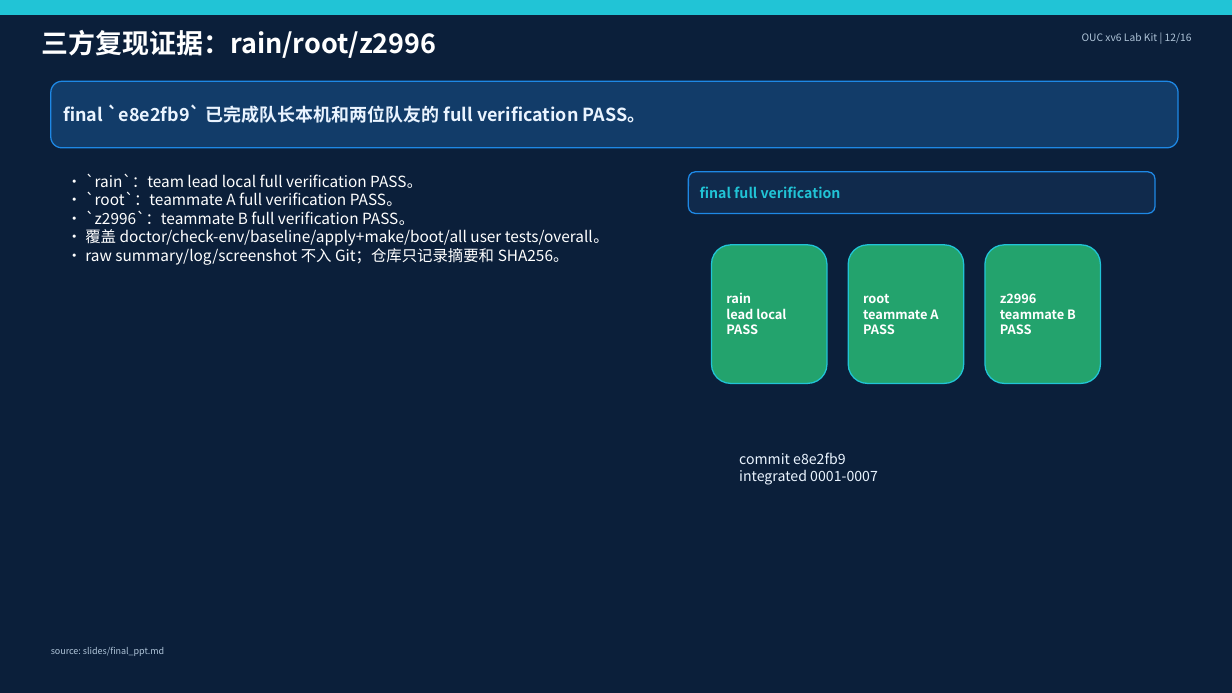
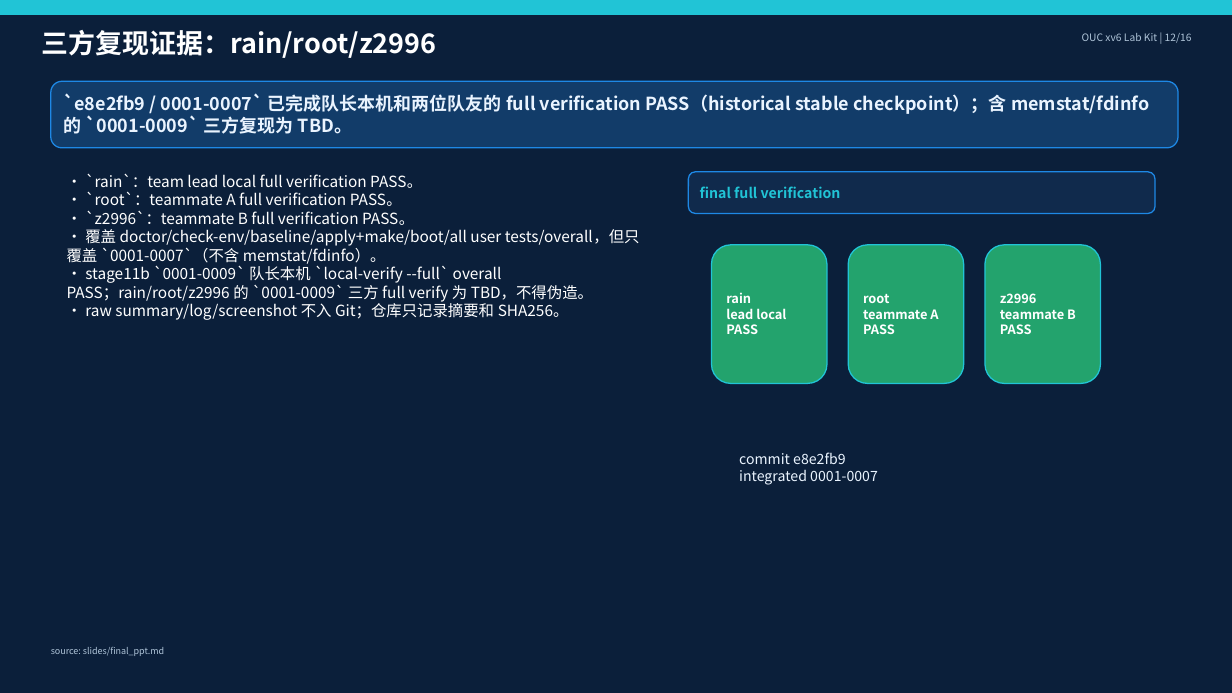
Before and after one commit to Rainflowers686/proj54-ouc-os-lab, a slide deck: slide 12 of slides/final_defense_ppt.pptx. Drawn at 1232x693 pixels with LibreOffice and Linux fonts; fonts in the diff are those of the drawing. Boxes give left, top, right and bottom in pixels: in the first picture for what was removed or moved away, otherwise in the second. Text is boxed around its words. In the diff, an @@ line names an element or a change of style, - is before the commit and + after.

Commit message:
feat(integrated): add memstat and fdinfo copyout workflow

```diff
--- a/slides/final_defense_ppt.pptx
+++ b/slides/final_defense_ppt.pptx
@@ text in rounded rectangle at bbox=[63, 93, 1149, 134]: text changed @@
-final `e8e2fb9` 已完成队长本机和两位队友的 full verification PASS。
+`e8e2fb9 / 0001-0007` 已完成队长本机和两位队友的 full verification PASS（historical stable checkpoint）；含 memstat/fdinfo 的 `0001-0009` 三方复现为 TBD。
@@ text in rectangle at bbox=[67, 229, 640, 302]: text changed @@
-• 覆盖 doctor/check-env/baseline/apply+make/boot/all user tests/overall。
+• 覆盖 doctor/check-env/baseline/apply+make/boot/all user tests/overall，但只覆盖 `0001-0007`（不含 memstat/fdinfo）。
+• stage11b `0001-0009` 队长本机 `local-verify --full` overall PASS；rain/root/z2996 的 `0001-0009` 三方 full verify 为 TBD，不得伪造。
```
Also in this commit, not shown: 5 other slides changed, 33 other files.
